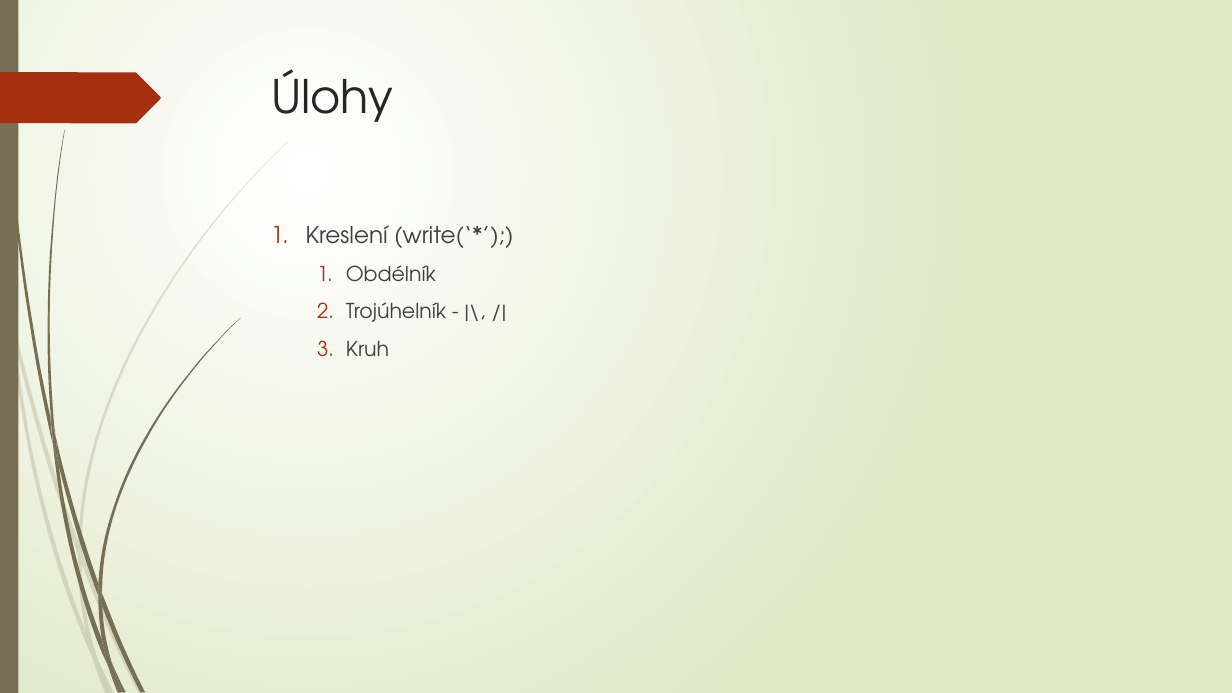
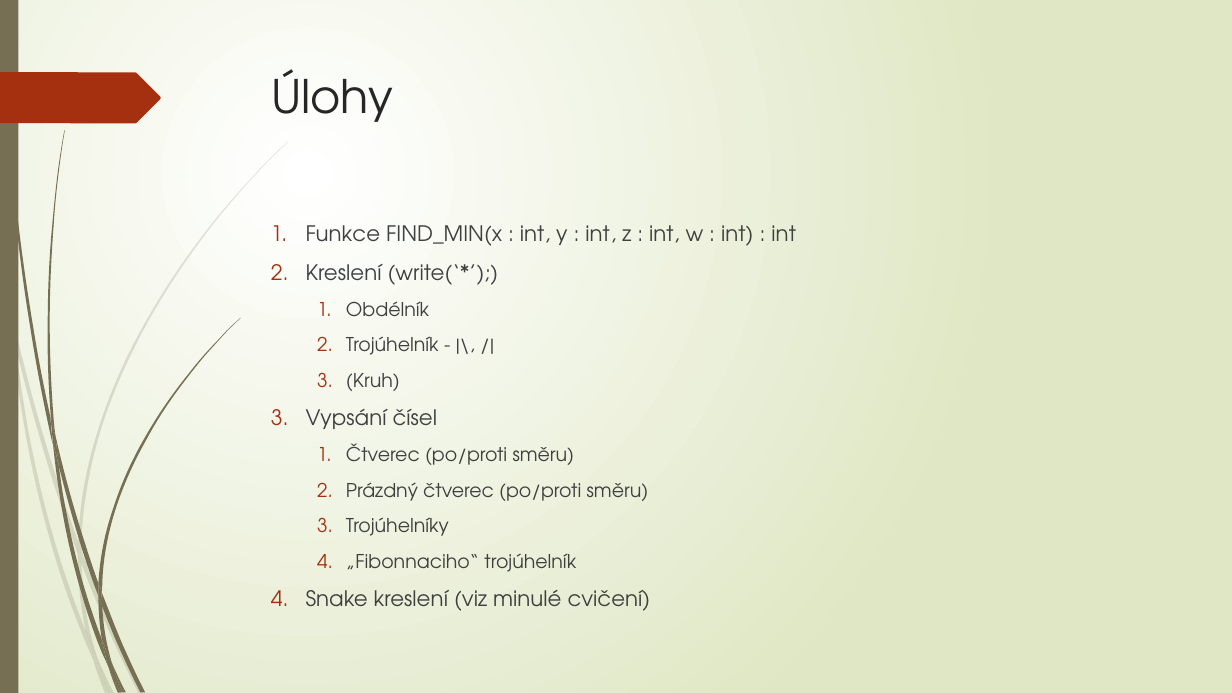
Before and after one commit to fan1x/fan1x.github.io, a slide deck: slide 3 of data/prg1/cv2/prg1_cv2.pptx. Drawn at 1232x693 pixels with LibreOffice and Linux fonts; fonts in the diff are those of the drawing. Boxes give left, top, right and bottom in pixels: in the first picture for what was removed or moved away, otherwise in the second. Text is boxed around its words. In the diff, an @@ line names an element or a change of style, - is before the commit and + after.

```diff
--- a/data/prg1/cv2/prg1_cv2.pptx
+++ b/data/prg1/cv2/prg1_cv2.pptx
@@ text at <box>306,225,796,246</box>: paragraph added @@
+1. Funkce FIND_MIN(x : int, y : int, z : int, w : int) : int
@@ text at <box>306,264,499,355</box>: size 18 to 16.6 pt in "Kreslení (write(‘*’);)"; size 16 to 14.8 pt in "Obdélník", "Trojúhelník - |\, /|" @@
@@ text at <box>306,373,651,611</box>: text changed; size 16 to 14.8 pt @@
-  3. Kruh
+  3. (Kruh)
+3. Vypsání čísel
+  1. Čtverec (po/proti směru)
+  2. Prázdný čtverec (po/proti směru)
+  3. Trojúhelníky
+  4. „Fibonnaciho“ trojúhelník
+4. Snake kreslení (viz minulé cvičení)
```
Also in this commit, not shown: 1 other slide changed, 4 other files.
